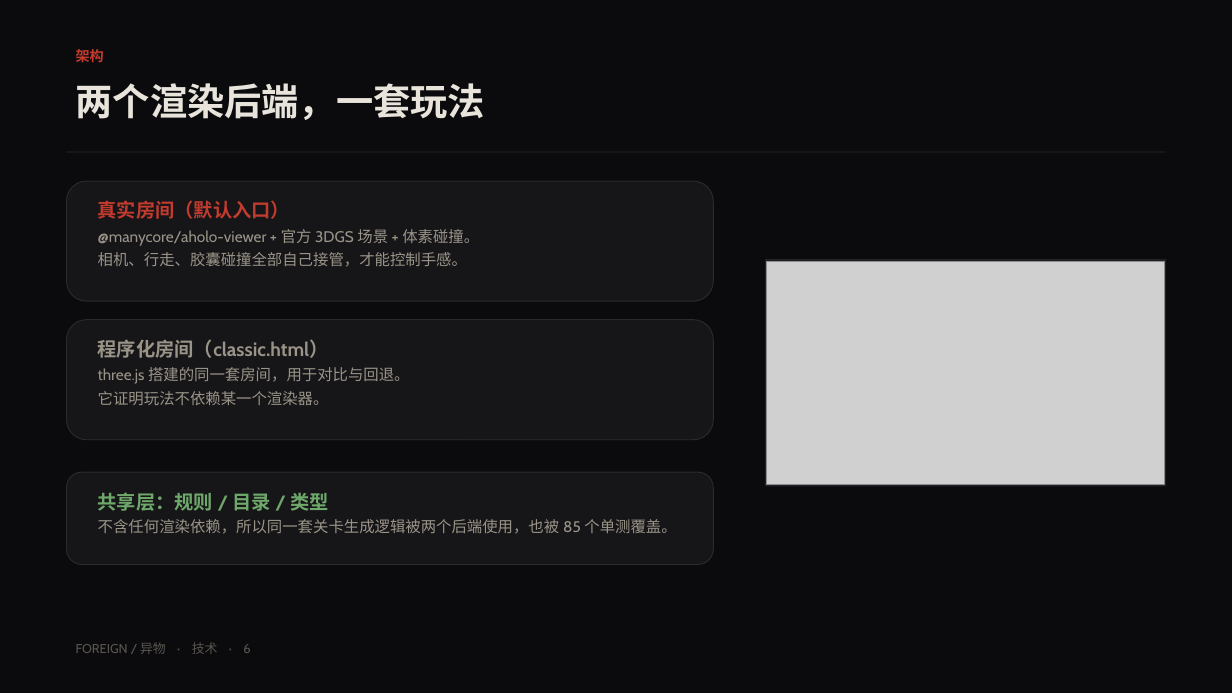
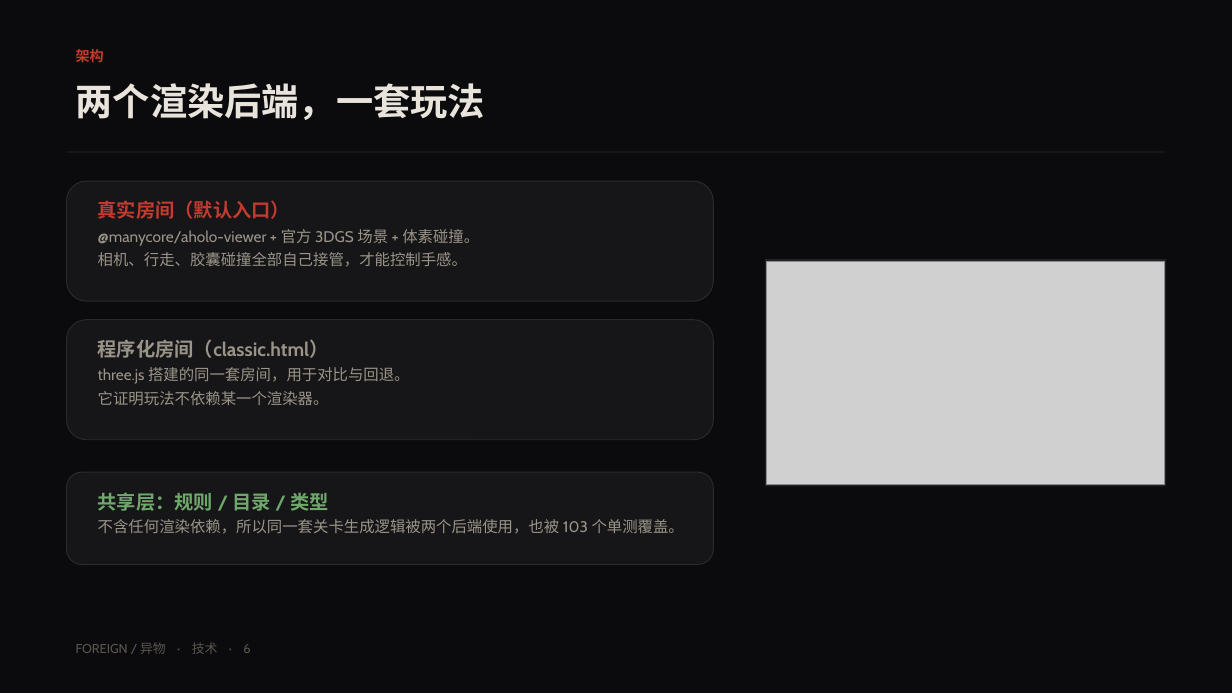
Before and after one commit to cyn-nya/foreign, a slide deck: slide 6 of artifacts/report/FOREIGN-report.pptx. Drawn at 1232x693 pixels with LibreOffice and Linux fonts; fonts in the diff are those of the drawing; grey boxes stand for pictures. Boxes give left, top, right and bottom in pixels: in the first picture for what was removed or moved away, otherwise in the second. Text is boxed around its words. In the diff, an @@ line names an element or a change of style, - is before the commit and + after.

```diff
--- a/artifacts/report/FOREIGN-report.pptx
+++ b/artifacts/report/FOREIGN-report.pptx
@@ text at box(98, 519, 684, 534): text changed @@
-不含任何渲染依赖，所以同一套关卡生成逻辑被两个后端使用，也被 85 个单测覆盖。
+不含任何渲染依赖，所以同一套关卡生成逻辑被两个后端使用，也被 103 个单测覆盖。
```
Also in this commit, not shown: 1 other slide changed, 3 other files.
